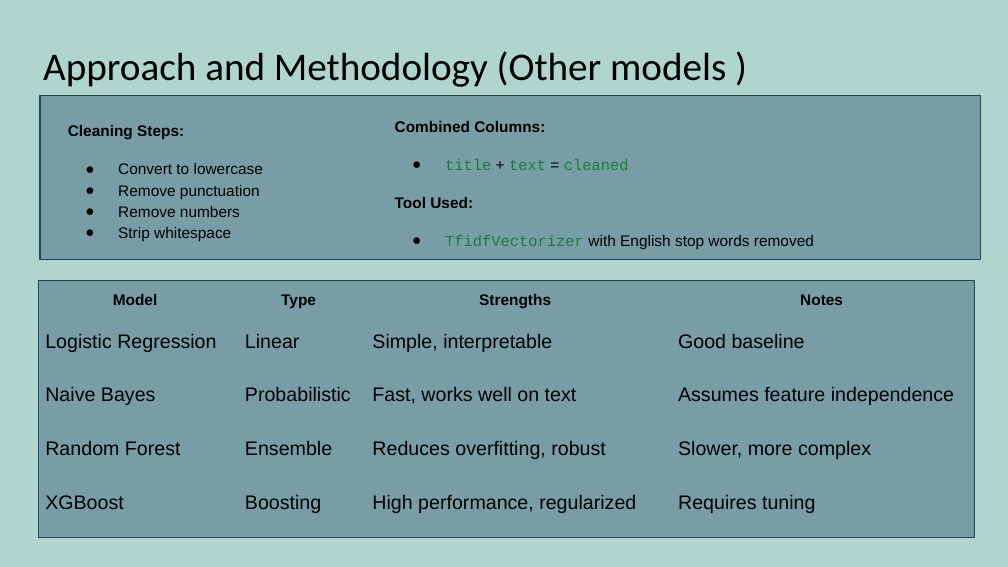
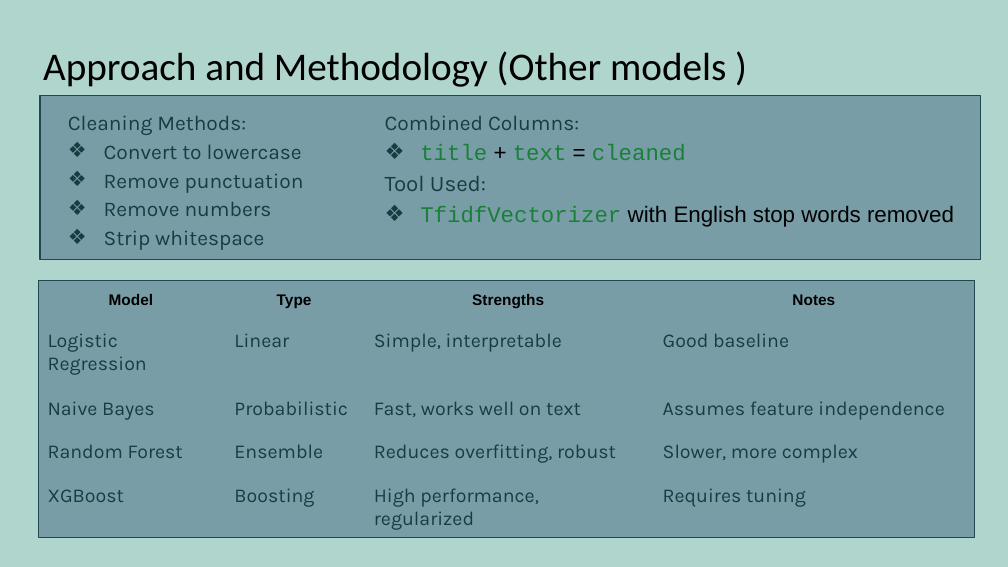
Before and after one commit to happyemanaloto/Project3_Group1, a slide deck: slide 3 of Fake news - Presentation Group 1.pptx. Drawn at 1008x567 pixels with LibreOffice and Linux fonts; fonts in the diff are those of the drawing. Boxes give left, top, right and bottom in pixels: in the first picture for what was removed or moved away, otherwise in the second. Text is boxed around its words. In the diff, an @@ line names an element or a change of style, - is before the commit and + after.

Commit message:
Presentation in pdf

```diff
--- a/Fake news - Presentation Group 1.pptx
+++ b/Fake news - Presentation Group 1.pptx
@@ text "Cleaning Methods:": place and size @@
-text "Cleaning Methods:" at <box>68,125,263,241</box>
+text "Cleaning Methods:" at <box>68,116,304,250</box>
@@ text at <box>68,116,246,135</box>: text changed; size 11 to 15 pt; font Arial to Karla; text colour #000000 to #183C40; bold off @@
-Cleaning Steps:
+Cleaning Methods:
@@ text "Combined Columns:": place and size @@
-text "Combined Columns:" at <box>395,121,814,249</box>
+text "Combined Columns:" at <box>385,116,954,227</box>
@@ text "Combined Columns:" at <box>385,116,954,227</box>: size 11 to 15 pt in "Combined Columns:"; font Arial to Karla, text colour #000000 to #183C40, bold off in "Combined Columns:", "Tool Used:"; size 11 to 16 pt in "title + text = cleaned", "Tool Used:", "TfidfVectorizer with English stop words removed"; indent changed; less space between paragraphs; bullet ● to ❖; bullet colour #000000 to #183C40 @@
@@ text at <box>104,145,304,250</box>: size 11 to 15 pt, font Arial to Karla, text colour #000000 to #183C40 in "Convert to lowercase", "Remove punctuation", "Remove numbers", "Strip whitespace"; bullet ● to ❖; less space between paragraphs; bullet colour #000000 to #183C40 @@
@@ table at <box>37,278,975,539</box> @@
@@ font Arial to Karla, text colour #000000 to #183C40 @@
```
Also in this commit, not shown: 1 other slide changed, 1 other file.
